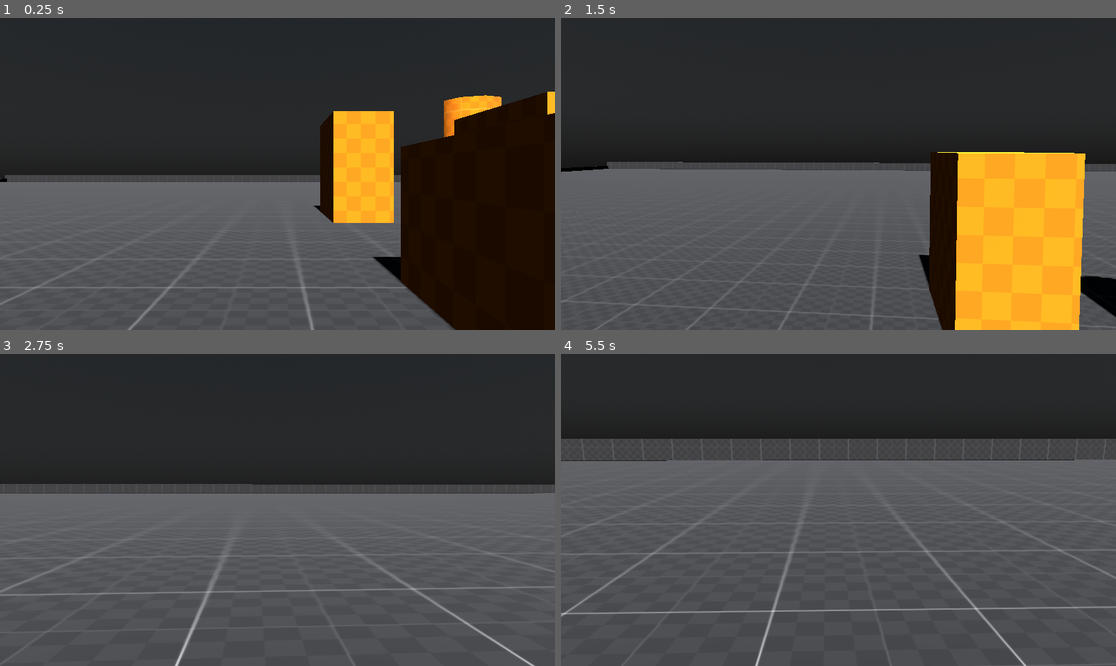
Above: before the commit, frames 1-4 (two rows, left to right).
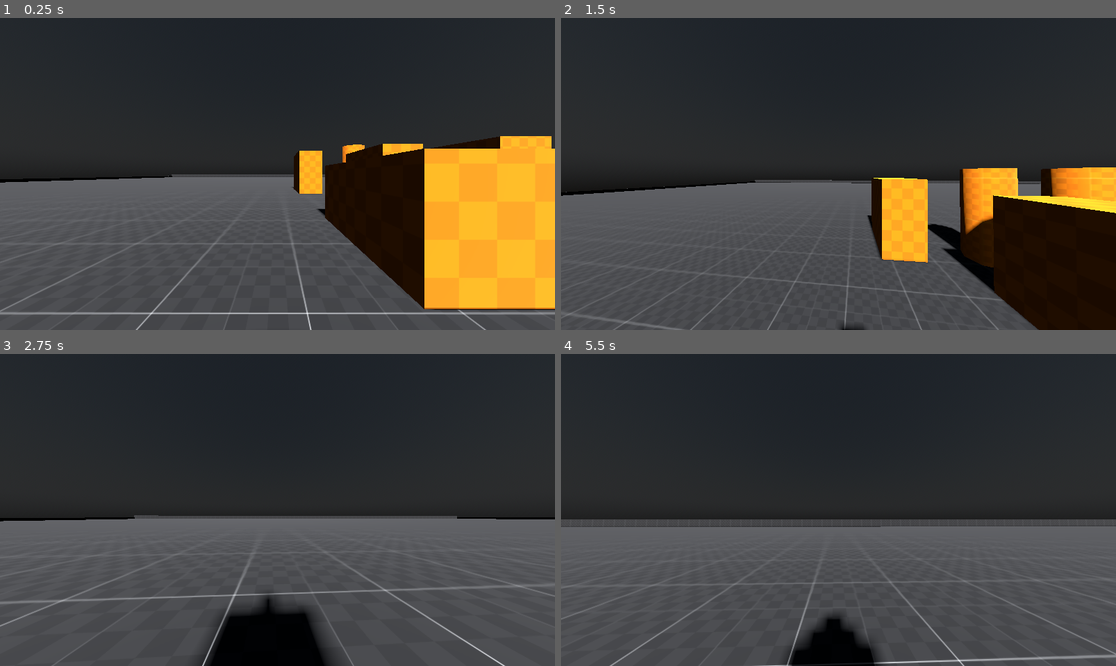
Above: after the commit, the same moments.

Repository: romanmdo/fps_prototype
Game: Godot game, scene res://prototype_scenes/prototipo_mundo.tscn
Same seed, same stepped clock (60 frames per second), same inputs: the game is played once before the commit and once after it. The project has no main scene, so this scene is started directly.
Inputs (mouse positions are in pixels of both pictures, inside the frame that each line leads up to):
- Up to frame 1 (0.25 s): no input
- Up to frame 2 (1.5 s): move the mouse to (866, 174) at 0.52 s; hold Ctrl (crouch) 0.53-1.28 s; hold W (move_forward) from 0.53 s (still down); tap Space (jump) at 0.77 s; click (866, 174) at 0.8 s; move the mouse to (810, 174) at 1.27 s; click (810, 174) at 1.35 s
- Up to frame 3 (2.75 s): keep holding W (move_forward); tap Space (jump) at 1.52 s; tap Ctrl (crouch) at 1.55 s; move the mouse to (288, 503) at 2.02 s; hold Ctrl (crouch) from 2.03 s (still down); click (288, 503) at 2.3 s
- Up to frame 4 (5.5 s): keep holding W (move_forward); move the mouse to (832, 516) at 2.77 s; release Ctrl (crouch) at 2.78 s; click (832, 516) at 2.85 s; tap Space (jump) at 3.02, 3.77, 4.52 s; tap Ctrl (crouch) at 3.05, 4.55 s; move the mouse to (877, 513) at 3.52 s; hold Ctrl (crouch) 3.53-4.28 s; click (877, 513) at 3.8 s; move the mouse to (794, 506) at 4.27 s; click (794, 506) at 4.35 s; move the mouse to (844, 510) at 5.02 s; hold Ctrl (crouch) from 5.03 s (still down); click (844, 510) at 5.3 s

The runs differ from the first frame. In frame 1, 26% of the frame differs, in the area x 0-100%, y 23-100%; in frame 2, 26%; in frame 3, 17%; in frame 4, 30%, in the area x 0-100%, y 27-100%.

Commit message:
feat: agregando balanceo a la camara

Diff:
--- a/prototype_scenes/prototipo_player.gd
+++ b/prototype_scenes/prototipo_player.gd
@@ -23,8 +23,24 @@
 @export var shoot_range := 100.0
 @export var shoot_damage := 25
 
+# Camara settings
+# Headbob
+@export var headbob_frequency := 7.0
+@export var headbob_amplitude := 0.04
+var headbob_time := 0.0
+
+# Balanceo lateral
+@export var sway_amount := 2.0
+@export var sway_speed := 6.0
+
+# FOV dinamico al correr
+@export var base_fov := 90.0
+@export var run_fov := 97.0
+@export var fov_lerp_speed := 6.0
+
 func _ready():
 	Input.set_mouse_mode(Input.MOUSE_MODE_CAPTURED)
+	$Camera3D.fov = base_fov
 
 func _input(event):
 	if event is InputEventMouseMotion:
@@ -104,6 +120,7 @@
 		air_move(input_dir, wish_speed, delta)
 
 	move_and_slide()
+	apply_camera_effects(delta)
 
 func ground_move(input_dir: Vector3, wish_speed: float, delta: float):
 	# Friccion
@@ -147,12 +164,38 @@
 
 	velocity += accel_speed * input_dir
 
+func apply_camera_effects(delta):
+	var horizontal_speed = Vector2(velocity.x, velocity.z).length()
+	var target_height = crouch_height if is_crouching else stand_height
+
+	# HEADBOB
+	if is_on_floor() and horizontal_speed > 0.2:
+		headbob_time += delta * headbob_frequency * horizontal_speed
+		var bob_offset = sin(headbob_time) * headbob_amplitude
+		$Camera3D.position.y = lerp($Camera3D.position.y, target_height + bob_offset, delta * 10)
+	else:
+		headbob_time = 0.0
+		$Camera3D.position.y = lerp($Camera3D.position.y, target_height, delta * 10)
+
+	# Balanceo lateral (roll)
+	var input_axis = Input.get_axis("move_left", "move_right")
+	var target_roll = -input_axis * sway_amount
+	$Camera3D.rotation_degrees.z = lerp(
+		$Camera3D.rotation_degrees.z,
+		target_roll,
+		sway_speed * delta
+	)
+
+	# FOV Dinamico
+	var target_fov = run_fov if horizontal_speed > max_speed * 0.8 else base_fov
+	$Camera3D.fov = lerp($Camera3D.fov, target_fov, fov_lerp_speed * delta)
+
 func shoot():
 	var space_state = get_world_3d().direct_space_state
 
 	var from = $Camera3D.global_transform.origin
 	var to = from + $Camera3D.global_transform.basis.z * -shoot_range
-	$Camera3D.rotate_x(deg_to_rad(-1.5))
+	$Camera3D.rotate_x(deg_to_rad(0.5))
 
 	var query = PhysicsRayQueryParameters3D.create(from, to)
 	query.exclude = [self]
